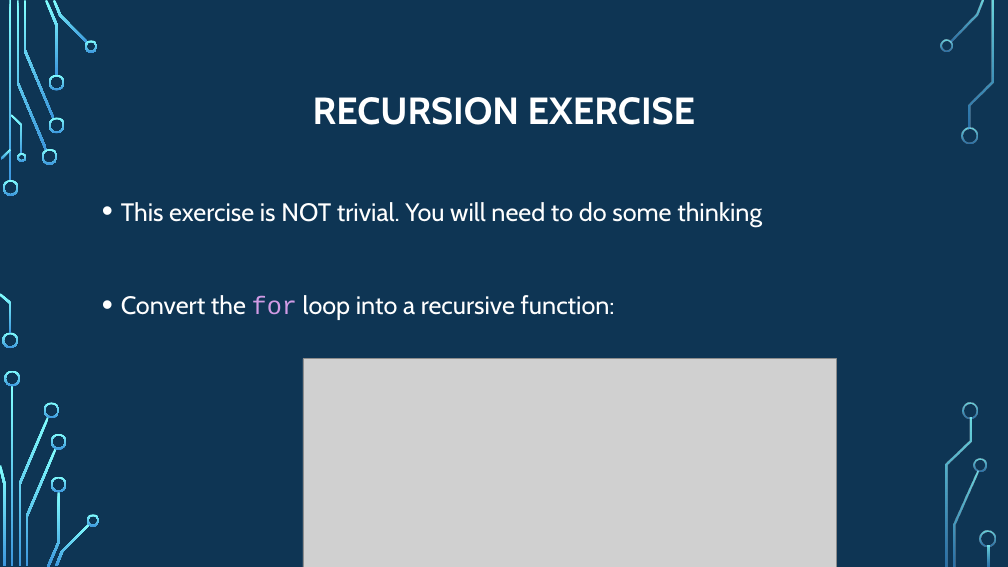
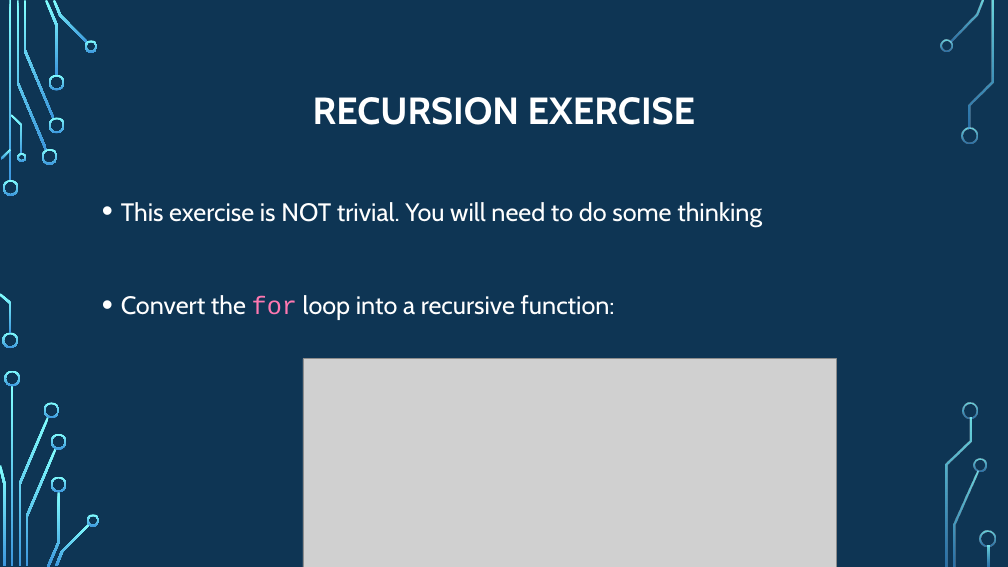
Before and after one commit to psypdt/ZIS_C-_Summer_Course_2019, a slide deck: slide 67 of Day_4/Day_4.pptx. Drawn at 1008x567 pixels with LibreOffice and Linux fonts; fonts in the diff are those of the drawing; grey boxes stand for pictures; background and template pictures are left out. Boxes give left, top, right and bottom in pixels: in the first picture for what was removed or moved away, otherwise in the second. Text is boxed around its words. In the diff, an @@ line names an element or a change of style, - is before the commit and + after.

```diff
--- a/Day_4/Day_4.pptx
+++ b/Day_4/Day_4.pptx
@@ text at [121,295,615,320]: text colour #D19BE5 to #FF78B1 in "for" @@
```
Also in this commit, not shown: 14 other slides changed, 2 slides added.
